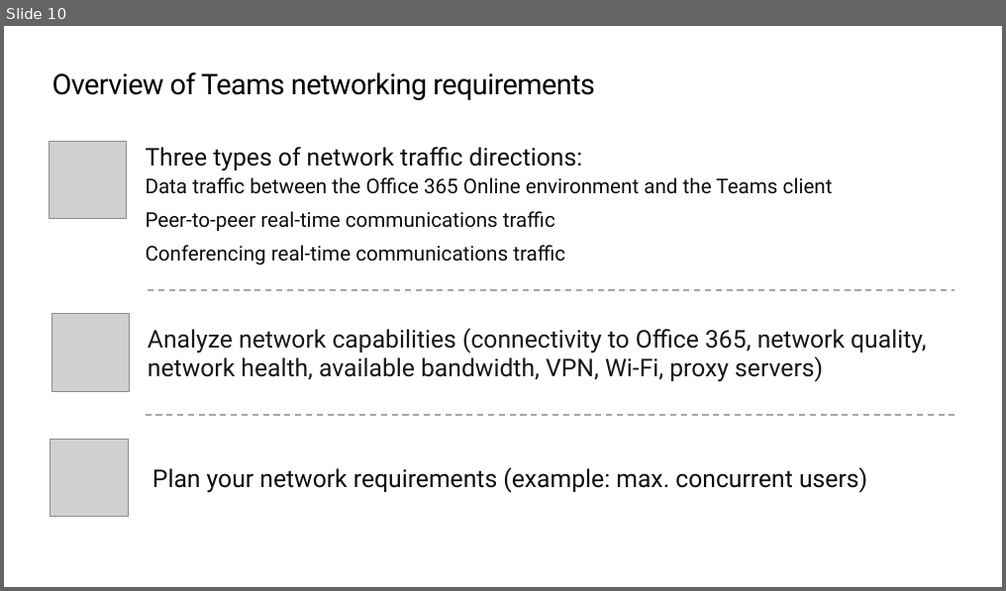
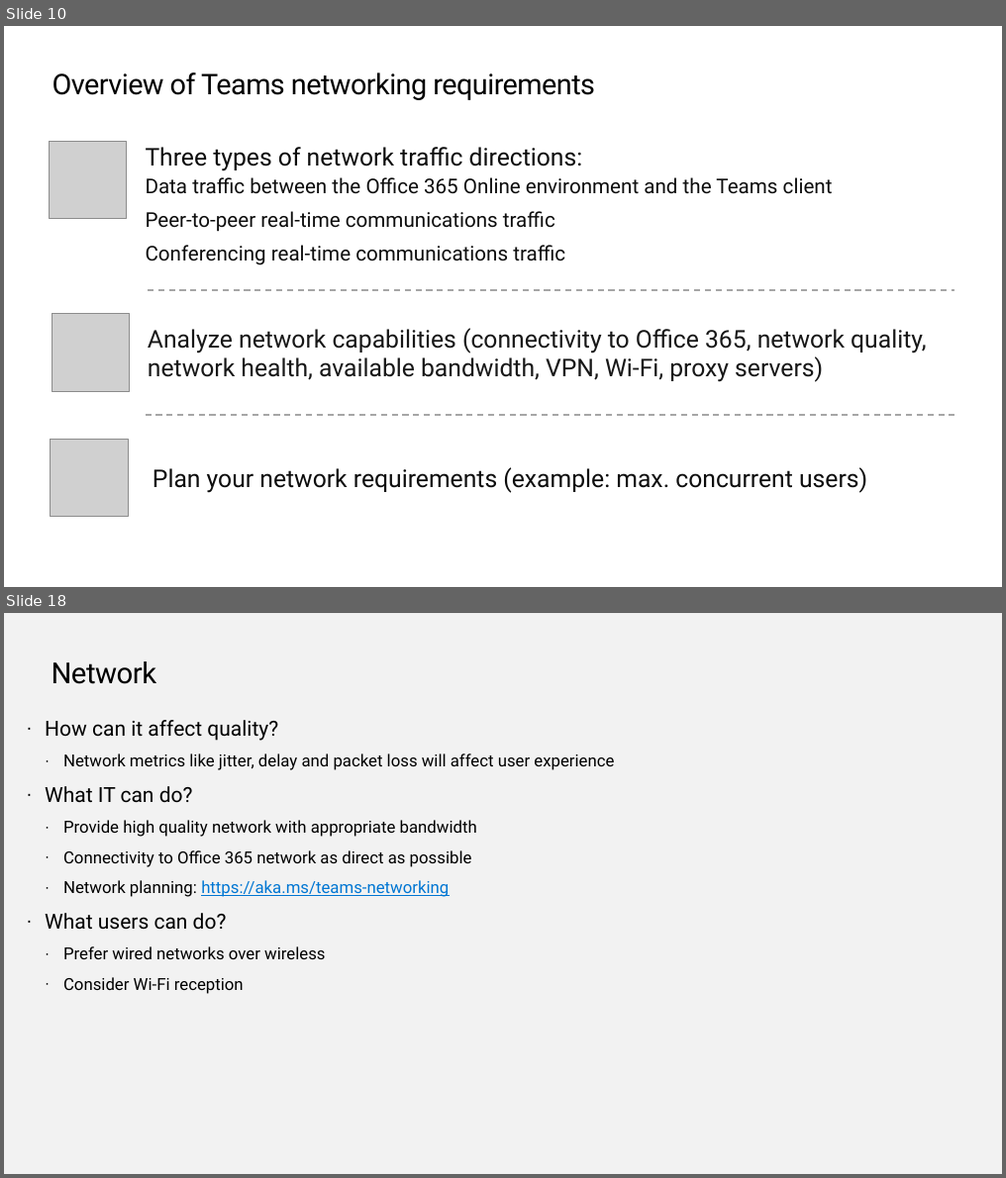
Before and after one commit to JPOWER4/M365-MS-Teams-Administration, a slide deck: Module 7 - Environment.pptx. Shown one above the other, each under a label of ours: slide 10 before the commit, slides 10 and 18 after it; the slides between them are not shown. The pictures are 1006x591 and 1006x1178 pixels, drawn with LibreOffice and Linux fonts; fonts in the diff are those of the drawing; grey boxes stand for pictures; background and template pictures are left out. Boxes give left, top, right and bottom in pixels: in the first picture for what was removed or moved away, otherwise in the second. Text is boxed around its words. In the diff, an @@ line names an element or a change of style, - is before the commit and + after.

```diff
--- a/Module 7 - Environment.pptx
+++ b/Module 7 - Environment.pptx
@@ slide 18 added at box(4, 613, 1002, 1174), background #F2F2F2 @@
@@ title added at box(52, 662, 157, 684), 28.6 pt, text #000000 @@
+Network
@@ text added at box(45, 720, 614, 994), 16.3 pt, text #000000 @@
+· How can it affect quality?
+  · Network metrics like jitter, delay and packet loss will affect user experience
+· What IT can do?
+  · Provide high quality network with appropriate bandwidth
+  · Connectivity to Office 365 network as direct as possible
+  · Network planning: https://aka.ms/teams-networking
+· What users can do?
+  · Prefer wired networks over wireless
+  · Consider Wi-Fi reception
```
Also in this commit, not shown: 1 slide changed, 7 other slides added, 2 other files.
